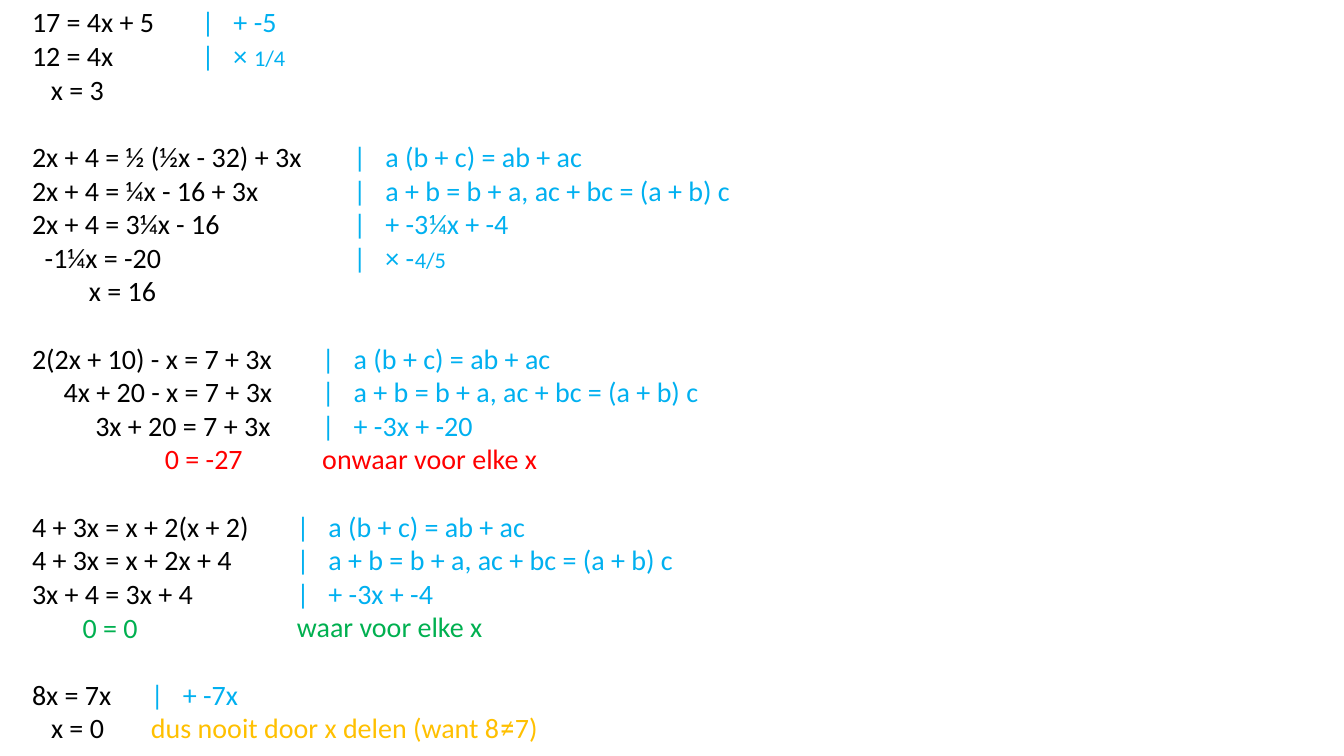
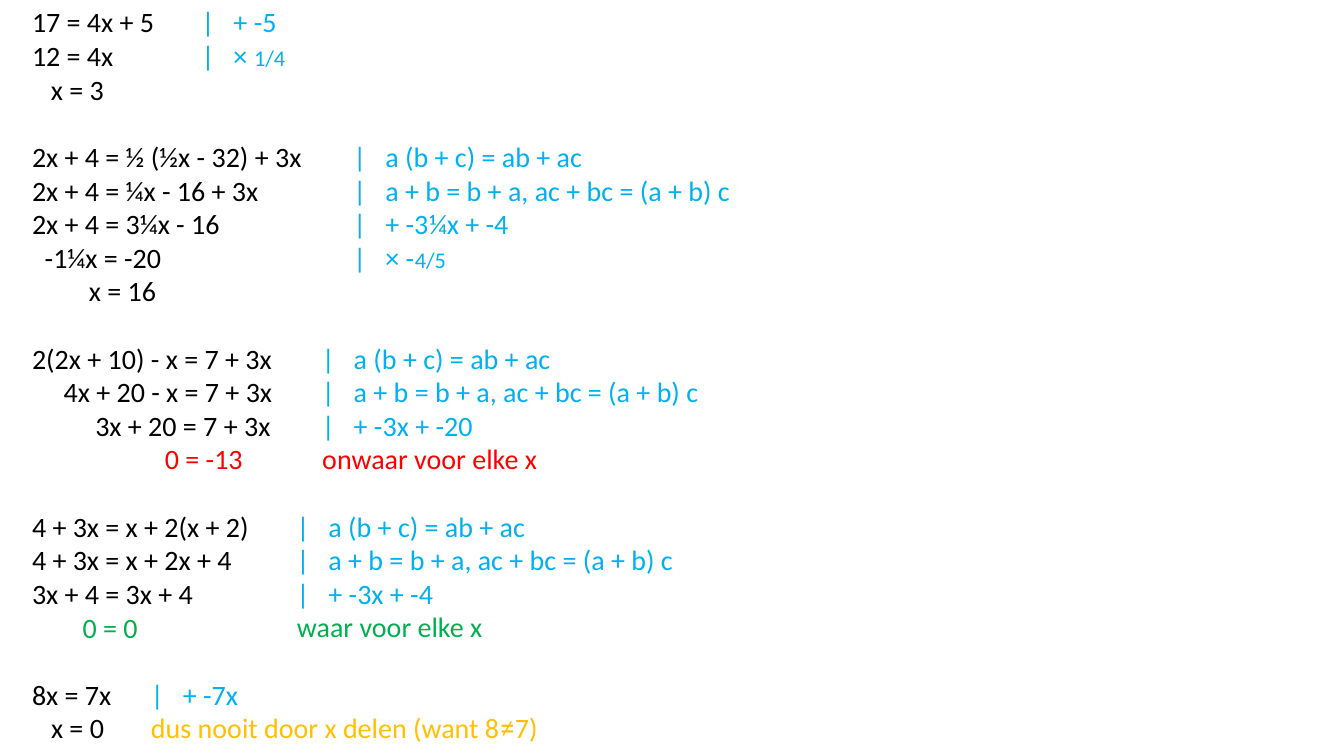
Before and after one commit to QQuick/Wiztech, a slide deck: slide 6 of module_2_numerieke_wiskunde/les_2_vergelijkingen_matrices_en_vectoren/vergelijkingen_1.odp. Drawn at 1344x756 pixels with LibreOffice and Linux fonts; fonts in the diff are those of the drawing. Boxes give left, top, right and bottom in pixels: in the first picture for what was removed or moved away, otherwise in the second. Text is boxed around its words. In the diff, an @@ line names an element or a change of style, - is before the commit and + after.

```diff
--- a/module_2_numerieke_wiskunde/les_2_vergelijkingen_matrices_en_vectoren/vergelijkingen_1.odp
+++ b/module_2_numerieke_wiskunde/les_2_vergelijkingen_matrices_en_vectoren/vergelijkingen_1.odp
@@ text at [165,451,243,470]: text changed @@
-0 = -27
+0 = -13
```
Also in this commit, not shown: 4 other slides changed, 1 slide added, 1 slide removed, 1 other file.
